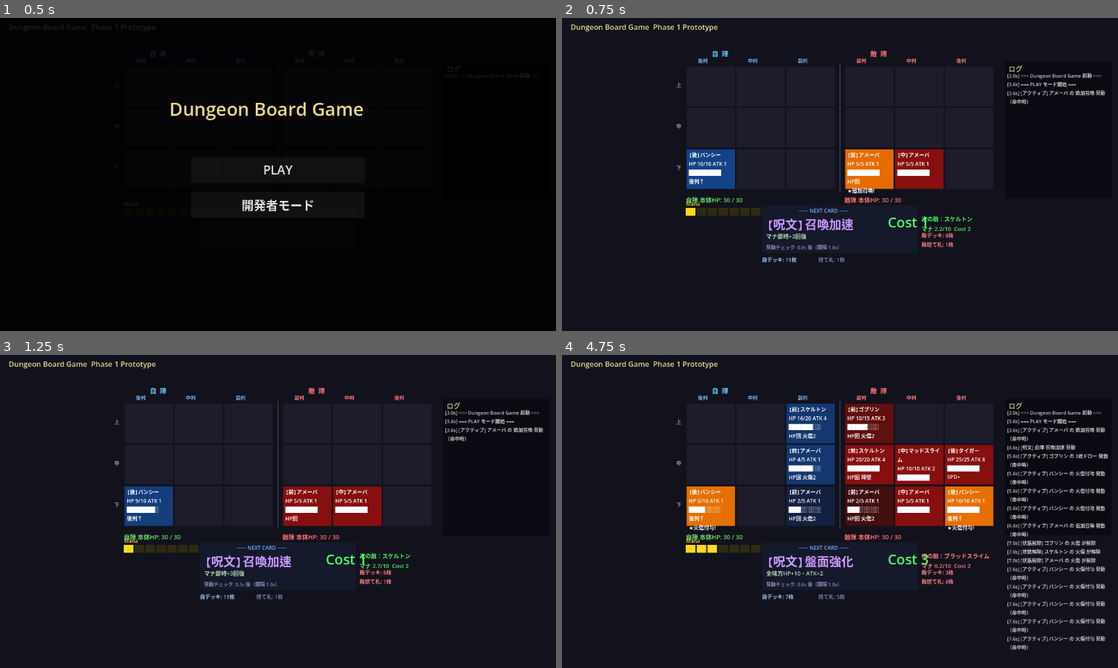
Above: before the commit, frames 1-4 (two rows, left to right).
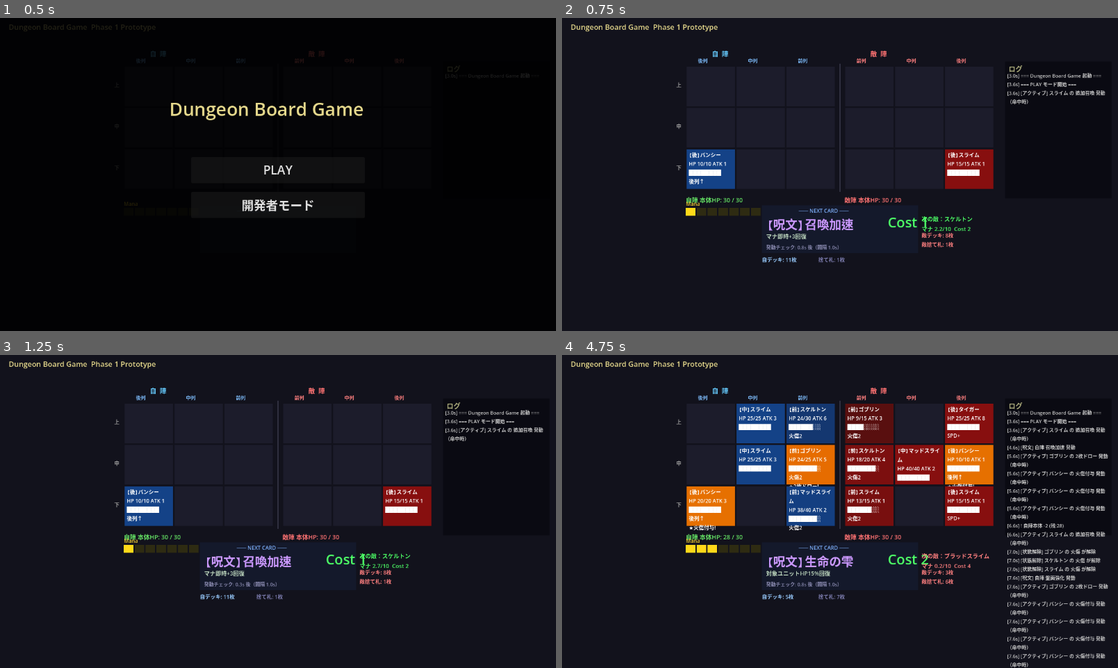
Above: after the commit, the same moments.

Repository: kazumak334-create/dungeon-board-game
Game: Godot game, scene res://scenes/Main.tscn
Same seed, same stepped clock (60 frames per second), same inputs: the game is played once before the commit and once after it.
Inputs (mouse positions are in pixels of both pictures, inside the frame that each line leads up to):
- Up to frame 1 (0.5 s): no input
- Up to frame 2 (0.75 s): click "PLAY" at 0.5 s
- Up to frame 3 (1.25 s): no input
- Up to frame 4 (4.75 s): move the mouse to (962, 495) at 1.27 s; click (962, 495) at 1.42 s; tap Enter at 2 s; drag from (728, 527) to (812, 574) at 2.02 s; move the mouse to (895, 442) at 2.77 s; click (895, 442) at 2.92 s; tap Space at 3.5 s; drag from (812, 574) to (673, 464) at 3.52 s; move the mouse to (1006, 558) at 4.27 s; click (1006, 558) at 4.42 s

Frame 1 is identical in both runs. In frame 2, 3.4% of the frame differs, in the area x 50-91%, y 23-56%; in frame 3, 3.4%; in frame 4, 12%, in the area x 24-99%, y 15-100%.

Commit message:
feat: スライム系ユニット全面刷新・アメーバ削除・開発者モード修正
- アメーバ削除、スライム（基本ユニット）に置換
- 新スライム系12種定義（盤面合成システム対応）
- card_database.md スライム系セクション全面書き直し
- DeckManager/EnemyAI/DevUI のcard_pool更新
- 一時停止中もUI更新が動作するよう修正

Co-Authored-By: Claude Opus 4.6 (1M context) <noreply@anthropic.com>

Diff:
--- a/scripts/DeckManager.gd
+++ b/scripts/DeckManager.gd
@@ -25,20 +25,20 @@
 func _build_default_deck() -> void:
 	var card_pool: Dictionary = {
 		# ── スライム系 ──
-		"アメーバ": {
-			"hp":  5, "atk": 1, "interval": 0.5, "cost": 1, "race": "スライム", "range": "1行",
-			"support": "HPバフ〈常時発動・前列の味方のみ・微回復〉",
-			"active":  "追加召喚〈召喚時・隣接マスに同種を1体〉",
+		"スライム": {
+			"hp": 15, "atk": 1, "interval": 4.0, "cost": 1, "race": "スライム", "range": "1行",
+			"support": "HP回復〈召喚時・前マスのスライムのHP10%回復〉",
+			"active":  "追加召喚〈召喚時・隣接マスにスライムを1体召喚〉",
 		},
 		"マッドスライム": {
-			"hp": 10, "atk": 2, "interval": 1.0, "cost": 1, "race": "スライム", "range": "1行",
-			"support": "障壁付与〈常時発動・同行前列の味方・物理軽減〉",
-			"active":  "火傷付与〈命中時・敵ATK低下〉 / SPD低下〈時間経過10s・同行の敵全体〉",
+			"hp": 40, "atk": 2, "interval": 3.8, "cost": 3, "race": "スライム", "range": "1行",
+			"support": "",
+			"active":  "鎧〈常時〉",
 		},
 		"ブラッドスライム": {
-			"hp": 12, "atk": 4, "interval": 1.5, "cost": 2, "race": "スライム", "range": "1行",
-			"support": "吸血付与〈常時発動・隣接の味方〉",
-			"active":  "吸血〈命中時・ダメージ30%回復〉 / 全体回復〈時間経過20s・HP20%消費→全味方+10〉",
+			"hp": 25, "atk": 2, "interval": 3.8, "cost": 4, "race": "スライム", "range": "1行",
+			"support": "吸血付与〈召喚時・ランダム前列ユニットへ5秒間吸血付与〉",
+			"active":  "デッキ追加〈召喚時・山札にブラッドスライムを1枚追加〉",
 		},
 		# ── アンデッド系 ──
 		"スケルトン": {
@@ -83,7 +83,7 @@
 
 	# 初期デッキ構成（ユニット9枚 + 呪文3枚 = 12枚）
 	var deck_list: Array = [
-		{"name": "アメーバ",       "col": 0},
+		{"name": "スライム",       "col": 1},  # 推奨列: 中
 		{"name": "スケルトン",     "col": 0},
 		{"name": "ゴブリン",       "col": 0},
 		{"name": "マッドスライム", "col": 1},
--- a/scripts/DevUI.gd
+++ b/scripts/DevUI.gd
@@ -25,9 +25,18 @@
 
 func _build_all_cards() -> void:
 	var unit_defs: Array = [
-		{"name": "アメーバ",       "hp": 5,  "atk": 1, "interval": 0.5, "cost": 1, "race": "スライム",   "range": "1行",       "col": 0, "support": "HPバフ〈常時発動・前列の味方のみ・微回復〉", "active": "追加召喚〈召喚時・隣接マスに同種を1体〉"},
-		{"name": "マッドスライム", "hp": 10, "atk": 2, "interval": 1.0, "cost": 1, "race": "スライム",   "range": "1行",       "col": 1, "support": "障壁付与〈常時発動・同行前列の味方・物理軽減〉", "active": "火傷付与〈命中時・敵ATK低下〉 / SPD低下〈時間経過10s・同行の敵全体〉"},
-		{"name": "ブラッドスライム","hp": 12, "atk": 4, "interval": 1.5, "cost": 2, "race": "スライム",   "range": "1行",       "col": 2, "support": "吸血付与〈常時発動・隣接の味方〉", "active": "吸血〈命中時・ダメージ30%回復〉 / 全体回復〈時間経過20s・HP20%消費→全味方+10〉"},
+		{"name": "スライム",         "hp": 15, "atk": 1, "interval": 4.0, "cost": 1, "race": "スライム", "range": "1行", "col": 1, "support": "", "active": "追加召喚〈召喚時・隣接マスにスライムを1体召喚〉"},
+		{"name": "ラージスライム",   "hp": 25, "atk": 2, "interval": 3.8, "cost": 2, "race": "スライム", "range": "1行", "col": 1, "support": "", "active": ""},
+		{"name": "ファットスライム", "hp": 50, "atk": 3, "interval": 6.0, "cost": 3, "race": "スライム", "range": "1行", "col": 0, "support": "", "active": ""},
+		{"name": "キングスライム",   "hp":100, "atk": 5, "interval": 6.0, "cost":10, "race": "スライム", "range": "1行", "col": 2, "support": "", "active": ""},
+		{"name": "マッドスライム",   "hp": 40, "atk": 2, "interval": 3.8, "cost": 3, "race": "スライム", "range": "1行", "col": 1, "support": "", "active": "鎧〈常時〉"},
+		{"name": "ヒートスライム",   "hp": 25, "atk": 2, "interval": 3.8, "cost": 3, "race": "スライム", "range": "1行", "col": 0, "support": "", "active": "火傷付与〈命中時〉"},
+		{"name": "フロストスライム", "hp": 25, "atk": 2, "interval": 3.8, "cost": 3, "race": "スライム", "range": "1行", "col": 0, "support": "", "active": "凍結付与〈命中時〉"},
+		{"name": "パラライズスライム","hp": 25, "atk": 2, "interval": 3.0, "cost": 3, "race": "スライム", "range": "1行", "col": 0, "support": "", "active": "麻痺付与〈命中時〉"},
+		{"name": "ポイズンスライム", "hp": 25, "atk": 2, "interval": 3.0, "cost": 3, "race": "スライム", "range": "1行", "col": 0, "support": "", "active": "毒付与〈命中時〉"},
+		{"name": "クリスタルスライム","hp": 10, "atk": 1, "interval": 2.0, "cost": 4, "race": "スライム", "range": "1行", "col": 2, "support": "", "active": ""},
+		{"name": "ブラッドスライム", "hp": 25, "atk": 2, "interval": 3.8, "cost": 4, "race": "スライム", "range": "1行", "col": 0, "support": "", "active": ""},
+		{"name": "ゼリーフィッシュ", "hp": 10, "atk": 1, "interval": 5.0, "cost": 3, "race": "スライム", "range": "1行", "col": 2, "support": "", "active": ""},
 		{"name": "スケルトン",     "hp": 20, "atk": 4, "interval": 2.0, "cost": 2, "race": "アンデッド", "range": "1行",       "col": 0, "support": "再起付与〈常時発動・隣接の味方・HP1で1度復活〉", "active": "自己再起〈撃破時・HP5で復活〉"},
 		{"name": "グール",         "hp": 25, "atk": 5, "interval": 2.0, "cost": 2, "race": "アンデッド", "range": "1行",       "col": 1, "support": "デバフ波及〈常時発動・前列の敵・撃破時に周囲の敵にデバフ波及〉", "active": "吸血〈命中時・ダメージ25%回復〉 / ATK累積〈撃破時・+2（上限10）〉"},
 		{"name": "バンシー",       "hp": 10, "atk": 1, "interval": 2.0, "cost": 2, "race": "アンデッド", "range": "上下含む3行","col": 2, "support": "後列攻撃〈常時発動・全行・極低ATK・命中時効果あり〉 / SPDバフ〈常時発動・同列の味方〉", "active": "火傷付与〈命中時・敵ATK低下〉 / 全体ATK低下〈時間経過15s・敵全行〉 / 敵SPD低下〈撃破時・全体30%・30s〉"},
--- a/scripts/EnemyAI.gd
+++ b/scripts/EnemyAI.gd
@@ -22,20 +22,20 @@
 	# プレイヤーと同じカードセット（バランス調整）
 	var card_pool: Dictionary = {
 		# ── スライム系 ──
-		"アメーバ": {
-			"hp":  5, "atk": 1, "interval": 0.5, "cost": 1, "race": "スライム", "range": "1行",
-			"support": "HPバフ〈常時発動・前列の味方のみ・微回復〉",
-			"active":  "追加召喚〈召喚時・隣接マスに同種アメーバを1体追加召喚〉",
+		"スライム": {
+			"hp": 15, "atk": 1, "interval": 4.0, "cost": 1, "race": "スライム", "range": "1行",
+			"support": "HP回復〈召喚時・前マスのスライムのHP10%回復〉",
+			"active":  "追加召喚〈召喚時・隣接マスにスライムを1体召喚〉",
 		},
 		"マッドスライム": {
-			"hp": 10, "atk": 2, "interval": 1.0, "cost": 1, "race": "スライム", "range": "1行",
-			"support": "障壁付与〈常時発動・同行前列の味方・物理軽減〉",
-			"active":  "火傷付与〈命中時・敵ATK低下〉 / SPD低下〈時間経過10s・同行の敵全体〉",
+			"hp": 40, "atk": 2, "interval": 3.8, "cost": 3, "race": "スライム", "range": "1行",
+			"support": "",
+			"active":  "鎧〈常時〉",
 		},
 		"ブラッドスライム": {
-			"hp": 12, "atk": 4, "interval": 1.5, "cost": 2, "race": "スライム", "range": "1行",
-			"support": "吸血付与〈常時発動・隣接の味方〉",
-			"active":  "吸血〈命中時・ダメージ30%回復〉 / 全体回復〈時間経過20s・HP20%消費→全味方+10〉",
+			"hp": 25, "atk": 2, "interval": 3.8, "cost": 4, "race": "スライム", "range": "1行",
+			"support": "吸血付与〈召喚時・ランダム前列ユニットへ5秒間吸血付与〉",
+			"active":  "デッキ追加〈召喚時・山札にブラッドスライムを1枚追加〉",
 		},
 		# ── アンデッド系 ──
 		"スケルトン": {
@@ -73,7 +73,7 @@
 
 	# 敵デッキ構成（プレイヤーと同じ9枚・前列3/中列3/後列3）
 	var deck_list: Array = [
-		{"name": "アメーバ",         "col": 0},  # 前列 / スライム
+		{"name": "スライム",         "col": 1},  # 中列 / スライム
 		{"name": "スケルトン",       "col": 0},  # 前列 / アンデッド
 		{"name": "ゴブリン",         "col": 0},  # 前列 / 獣
 		{"name": "マッドスライム",   "col": 1},  # 中列 / スライム
--- a/scripts/Main.gd
+++ b/scripts/Main.gd
@@ -491,14 +491,13 @@
 
 	if not game_started or game_over:
 		return
-	if game_paused:
-		return
-	if not dev_mode:
-		deck_manager.process_deck(delta, board_manager)
-		enemy_ai.process_ai(delta, board_manager)
-	board_manager.process_combat(delta, base_hp)
-	if not dev_mode:
-		_check_game_over()
+	if not game_paused:
+		if not dev_mode:
+			deck_manager.process_deck(delta, board_manager)
+			enemy_ai.process_ai(delta, board_manager)
+		board_manager.process_combat(delta, base_hp)
+		if not dev_mode:
+			_check_game_over()
 
 	# サポート効果ログ（5秒ごと）
 	_support_log_timer -= delta
Not shown, changed: docs/card_database.md
